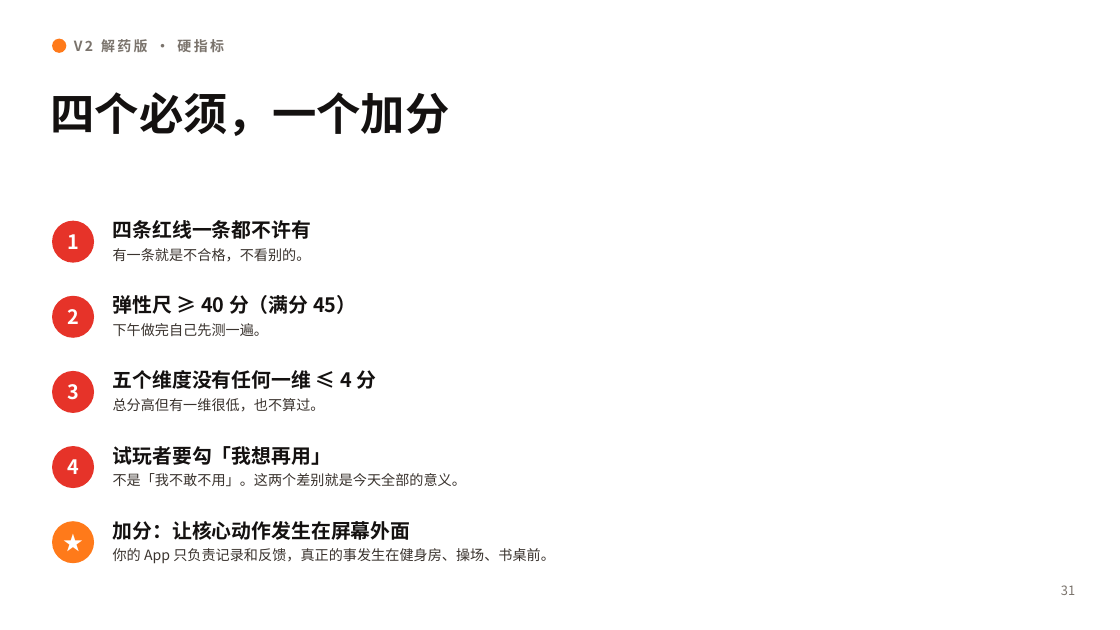
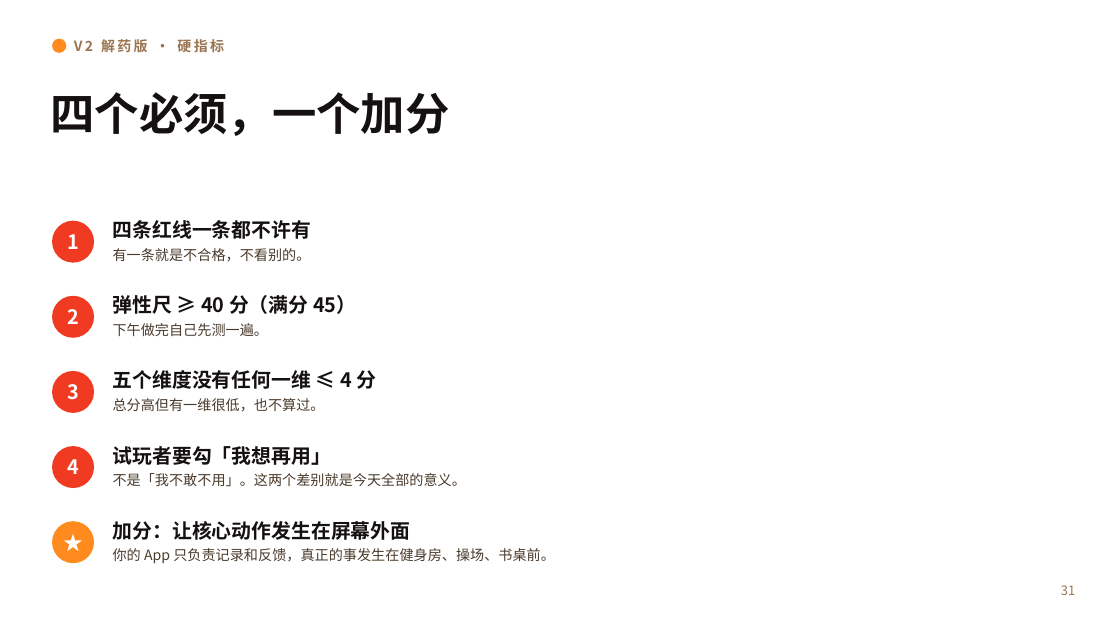
Before and after one commit to 1739467001-svg/Teenager-Guide, a slide deck: slide 42 of 上瘾自律/课件/上瘾自律_两天课件_主课件.pptx. Drawn at 1120x630 pixels with LibreOffice and Linux fonts; fonts in the diff are those of the drawing; background and template pictures are left out. Boxes give left, top, right and bottom in pixels: in the first picture for what was removed or moved away, otherwise in the second. Text is boxed around its words. In the diff, an @@ line names an element or a change of style, - is before the commit and + after.

```diff
--- a/上瘾自律/课件/上瘾自律_两天课件_主课件.pptx
+++ b/上瘾自律/课件/上瘾自律_两天课件_主课件.pptx
@@ ellipse at box(52, 39, 66, 53): fill #FF7A1A to #FF8A1E @@
@@ text "V2 解药版 · 硬指标" at box(74, 39, 224, 52): text colour #7A736C to #9A7550 @@
@@ text at box(113, 248, 311, 261): text colour #3A332E to #4A3B2C in "有一条就是不合格，不看别的。" @@
@@ text at box(113, 323, 268, 336): text colour #3A332E to #4A3B2C in "下午做完自己先测一遍。" @@
@@ text at box(113, 398, 325, 412): text colour #3A332E to #4A3B2C in "总分高但有一维很低，也不算过。" @@
@@ text at box(113, 473, 466, 487): text colour #3A332E to #4A3B2C in "不是「我不敢不用」。这两个差别就是今天全部的意义。" @@
@@ ellipse at box(52, 522, 94, 564): fill #FF7A1A to #FF8A1E @@
@@ text at box(113, 548, 555, 564): text colour #3A332E to #4A3B2C in "你的 App 只负责记录和反馈，真正的事发生在健身房、操场、书桌前。" @@
@@ text "31" at box(1061, 585, 1075, 595): text colour #7A736C to #9A7550 @@
```
Also in this commit, not shown: 44 other slides changed, 8 other files.
